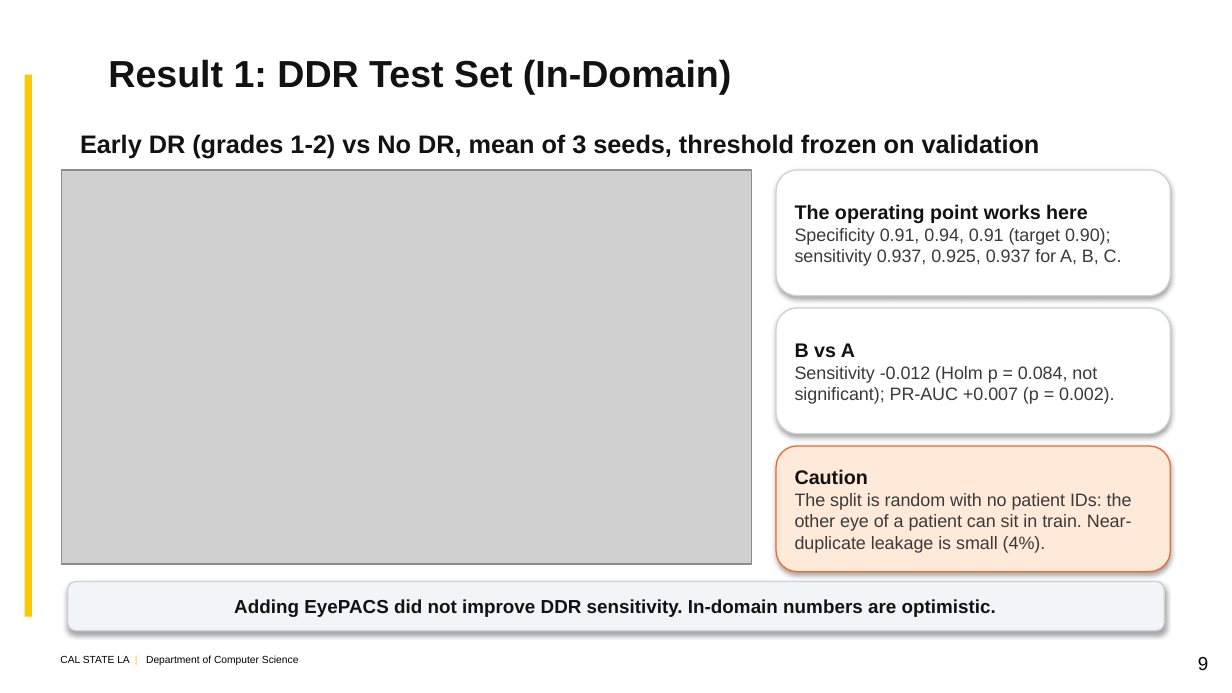
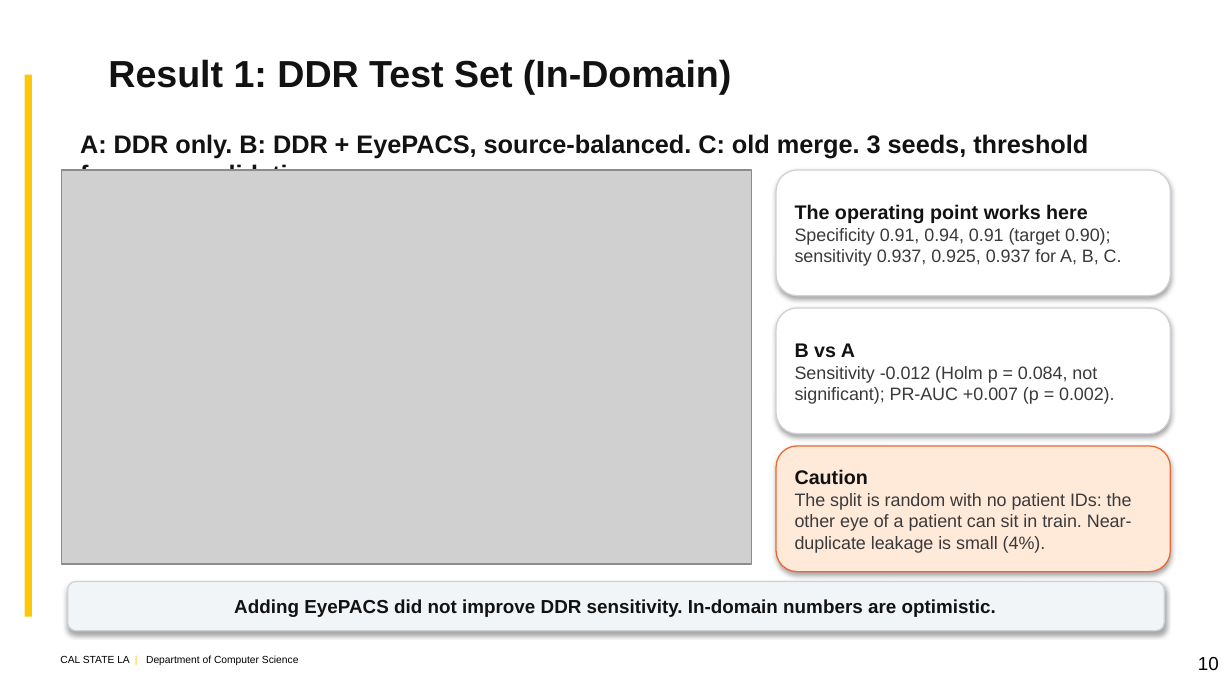
Before and after one commit to kazimab1/Early-DR, a slide deck: slide 10 of DR_Thesis_20min_v5.pptx (slide 9 before the commit). Drawn at 1232x693 pixels with LibreOffice and Linux fonts; fonts in the diff are those of the drawing; grey boxes stand for pictures; background and template pictures are left out. Boxes give left, top, right and bottom in pixels: in the first picture for what was removed or moved away, otherwise in the second. Text is boxed around its words. In the diff, an @@ line names an element or a change of style, - is before the commit and + after.

```diff
--- a/DR_Thesis_20min_v5.pptx
+++ b/DR_Thesis_20min_v5.pptx
@@ text at box(80, 134, 1088, 171): text changed @@
-Early DR (grades 1-2) vs No DR, mean of 3 seeds, threshold frozen on validation
+A: DDR only. B: DDR + EyePACS, source-balanced. C: old merge. 3 seeds, threshold frozen on validation
@@ text at box(1198, 657, 1219, 671): text changed @@
-9
+10
```
Also in this commit, not shown: 15 other slides changed, 1 slide added, 8 other files.
